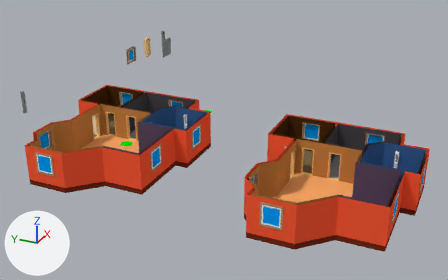
One commit to the Blender file Assets/Models/house[IMPORTER]/house_master.blend: the scene before it, then after it.
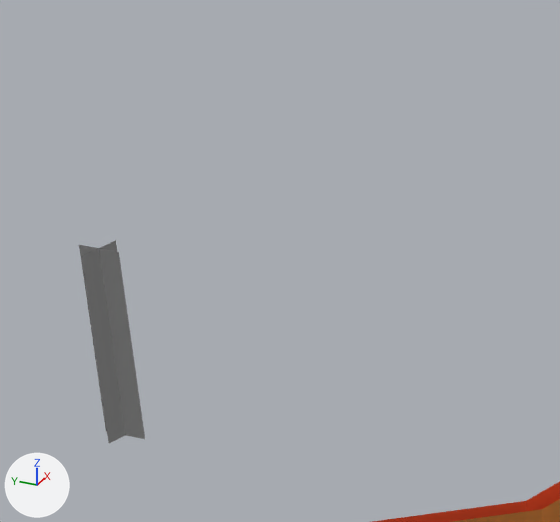
The first picture shows the older version from a 50 mm camera at (-37.7, -26.1, 21.3) aimed at (8.4, -5.4, -1.7). The close-ups show both versions on the part from 3% to 16% of the width and 23% to 44% of the height of that picture; other places that the commit changed are outside them. The lights are fixed; the arrows at lower left show +X, +Y and +Z.

Objects in the first close-up: 'Plane.001', 'asdasd'.
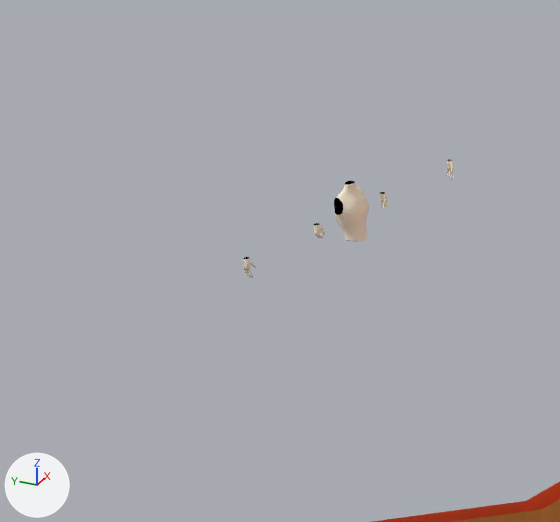
What differs and where, as boxes [x1, y1, x2, y2] in the close-ups (560 x 522 px):
'Plane.001', moved (not visible afterwards)
    before: [79, 240, 145, 443]
'torso', added
    after: [334, 181, 369, 242]
    faces in mat_body_skin_material (white #fff4db): [335, 182, 369, 242]
    faces in mat_body_black_material (black #000000): [334, 181, 357, 242]
'hand_right_open', added
    after: [243, 257, 257, 278]
    faces in mat_body_skin_material (white #fff4db): [243, 258, 257, 278]
'hand_right_closed', added
    after: [314, 223, 325, 238]
'hand_left_open', added
    after: [446, 160, 454, 180]
'hand_left_closed', added
    after: [380, 192, 388, 208]

Edits to the bpy script that builds the scene:
```text
Change ob_plane_001:
    ob_plane_001.location: (3.0, 12.11, 0.0) -> (3.0, -20.89, 0.0)
Add ob_torso:
    ob_torso = bpy.data.objects.new('torso', me_torso)  # 179 vertices, 188 faces; spans x -0.196..0.196, y -0.108..0.121, z 1.046..1.608; in mat_body_skin_material (white #fff4db), mat_body_black_material (black #000000); modifiers EDGE_SPLIT
    ob_torso.location = (2.0, 8.0, 2.0)
Add ob_hand_right_open:
    ob_hand_right_open = bpy.data.objects.new('hand_right_open', me_hand_right_open)  # 132 vertices, 130 faces; spans x -0.014..0.074, y -0.052..0.058, z -0.099..0.1; in mat_body_skin_material (white #fff4db), mat_body_black_material (black #000000); modifiers EDGE_SPLIT
    ob_hand_right_open.location = (0.48, 8.0, 3.26)
Add ob_hand_right_closed:
    ob_hand_right_closed = bpy.data.objects.new('hand_right_closed', me_hand_right_closed)  # 132 vertices, 130 faces; spans x -0.0144..0.0726, y -0.0386..0.0464, z -0.0449..0.0998; in mat_body_skin_material (white #fff4db), mat_body_black_material (black #000000); modifiers EDGE_SPLIT
    ob_hand_right_closed.location = (1.48, 8.0, 3.26)
Add ob_hand_left_open:
    ob_hand_left_open = bpy.data.objects.new('hand_left_open', me_hand_left_open)  # 132 vertices, 130 faces; spans x -0.074..0.014, y -0.052..0.058, z -0.099..0.1; in mat_body_skin_material (white #fff4db), mat_body_black_material (black #000000); modifiers EDGE_SPLIT
    ob_hand_left_open.location = (3.48, 8.0, 3.26)
Add ob_hand_left_closed:
    ob_hand_left_closed = bpy.data.objects.new('hand_left_closed', me_hand_left_closed)  # 132 vertices, 130 faces; spans x -0.0694..0.0118, y -0.0386..0.0464, z -0.0492..0.097; in mat_body_skin_material (white #fff4db), mat_body_black_material (black #000000); modifiers EDGE_SPLIT
    ob_hand_left_closed.location = (2.48, 8.0, 3.26)
```
